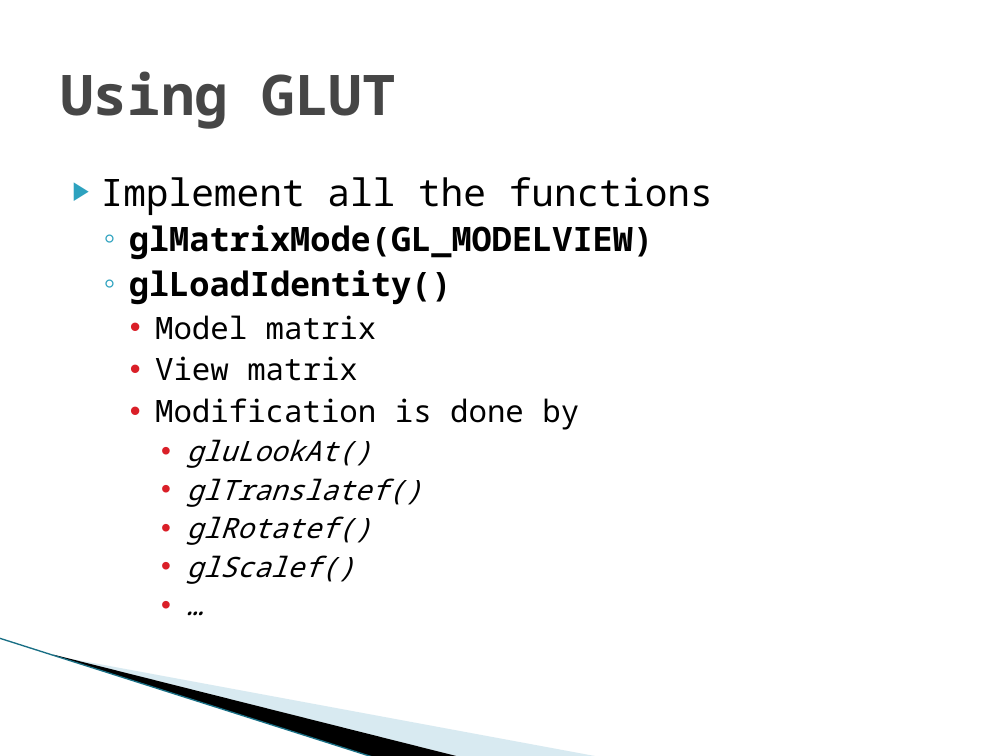
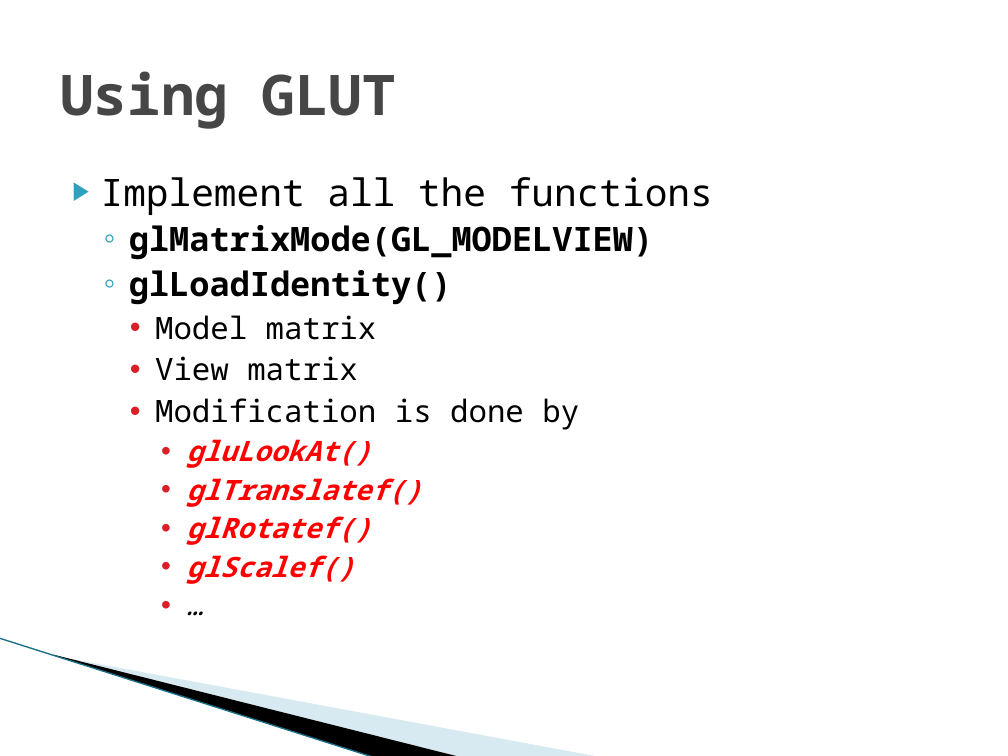
Before and after one commit to Soledad89/OpenGLTHU, a slide deck: slide 20 of Exercies01/Exercise01.pptx. Drawn at 1008x756 pixels with LibreOffice and Linux fonts; fonts in the diff are those of the drawing; background and template pictures are left out. Boxes give left, top, right and bottom in pixels: in the first picture for what was removed or moved away, otherwise in the second. Text is boxed around its words. In the diff, an @@ line names an element or a change of style, - is before the commit and + after.

```diff
--- a/Exercies01/Exercise01.pptx
+++ b/Exercies01/Exercise01.pptx
@@ text at (186, 439, 421, 584): text colour #000000 to #FF0000, bold on in "gluLookAt()", "glTranslatef()", "glRotatef()", "glScalef()" @@
```
Also in this commit, not shown: 33 other files.
